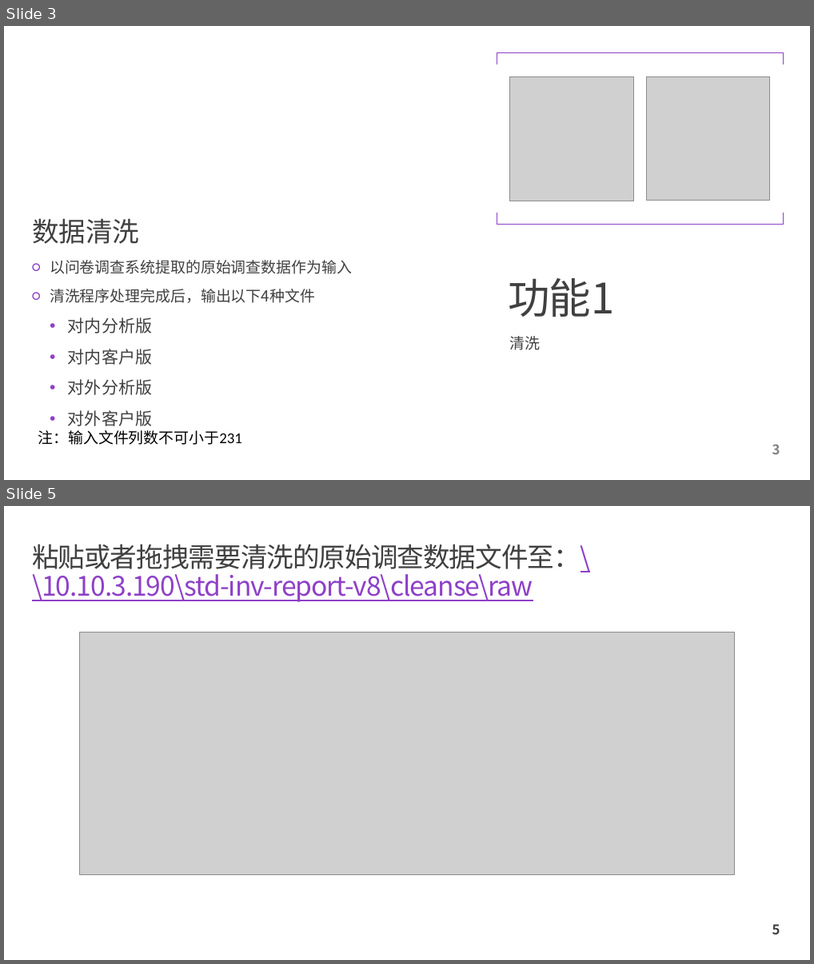
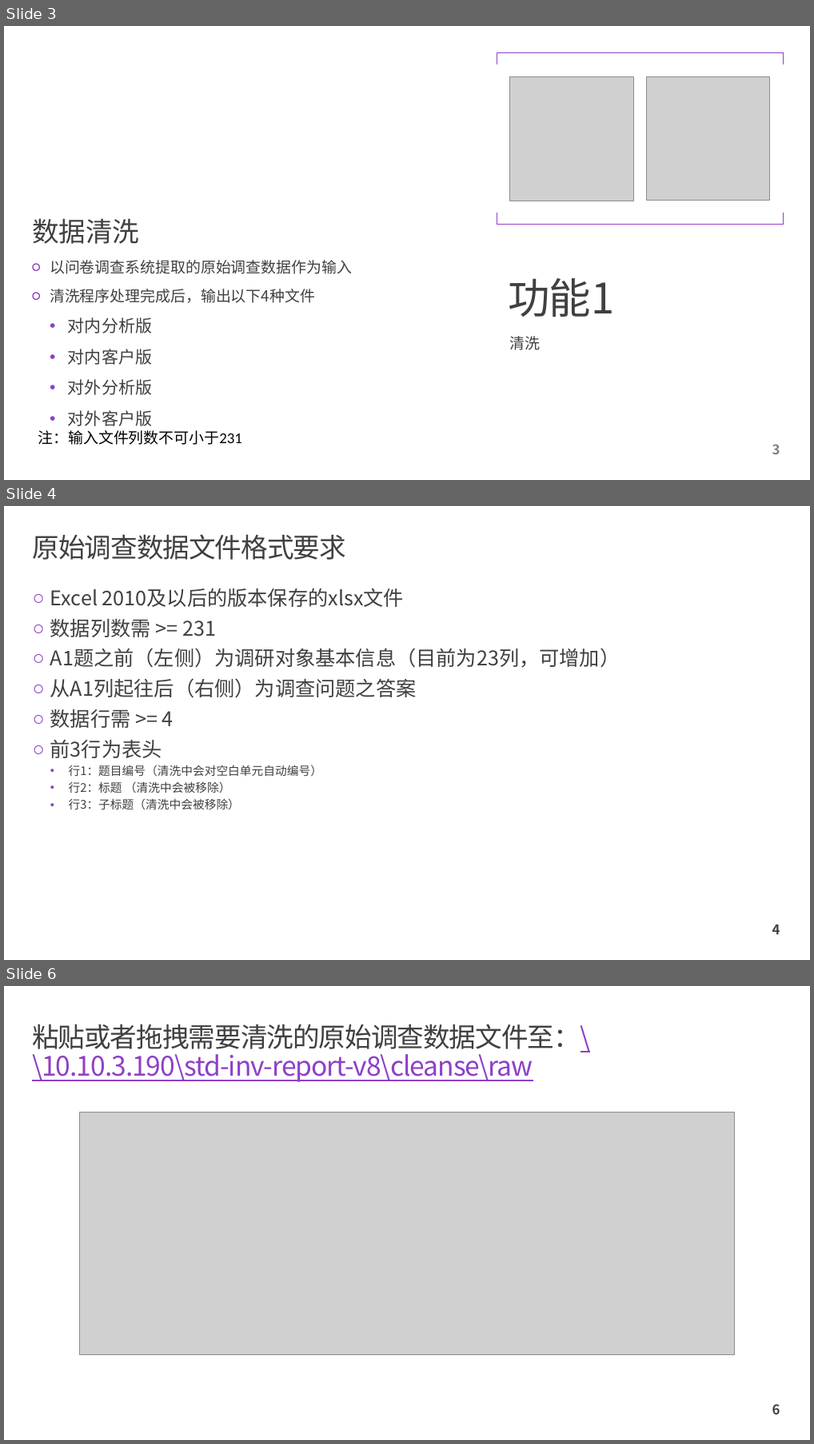
Before and after one commit to ramboma/std-inv-report-v8, a slide deck: spec/应用程序操作指引.pptx. Shown one above the other, each under a label of ours: slides 3 and 5 before the commit, slides 3, 4 and 6 after it; the slides between them are not shown. The pictures are 814x964 and 814x1444 pixels, drawn with LibreOffice and Linux fonts; fonts in the diff are those of the drawing; grey boxes stand for pictures. Boxes give left, top, right and bottom in pixels: in the first picture for what was removed or moved away, otherwise in the second. Text is boxed around its words. In the diff, an @@ line names an element or a change of style, - is before the commit and + after.

```diff
--- a/spec/应用程序操作指引.pptx
+++ b/spec/应用程序操作指引.pptx
@@ slide 4 added at [4,506,810,960], background #FFFFFF @@
@@ title added at [33,534,346,560], 32 pt, text #404040 @@
+原始调查数据文件格式要求
@@ text added at [50,588,620,810], 24 pt, text #404040 @@
+○ Excel 2010及以后的版本保存的xlsx文件
+○ 数据列数需 >= 231
+○ A1题之前（左侧）为调研对象基本信息（目前为23列，可增加）
+○ 从A1列起往后（右侧）为调查问题之答案
+○ 数据行需 >= 4
+○ 前3行为表头
+  • 行1：题目编号（清洗中会对空白单元自动编号）
+  • 行2：标题 （清洗中会被移除）
+  • 行3：子标题（清洗中会被移除）
@@ page number added at [773,924,781,934], 16 pt, text #404040, bold @@
+4
@@ what was slide 5 is now slide 6 @@
@@ page number at [773,1404,781,1414]: text changed @@
-5
+6
```
Also in this commit, not shown: 1 slide changed.
